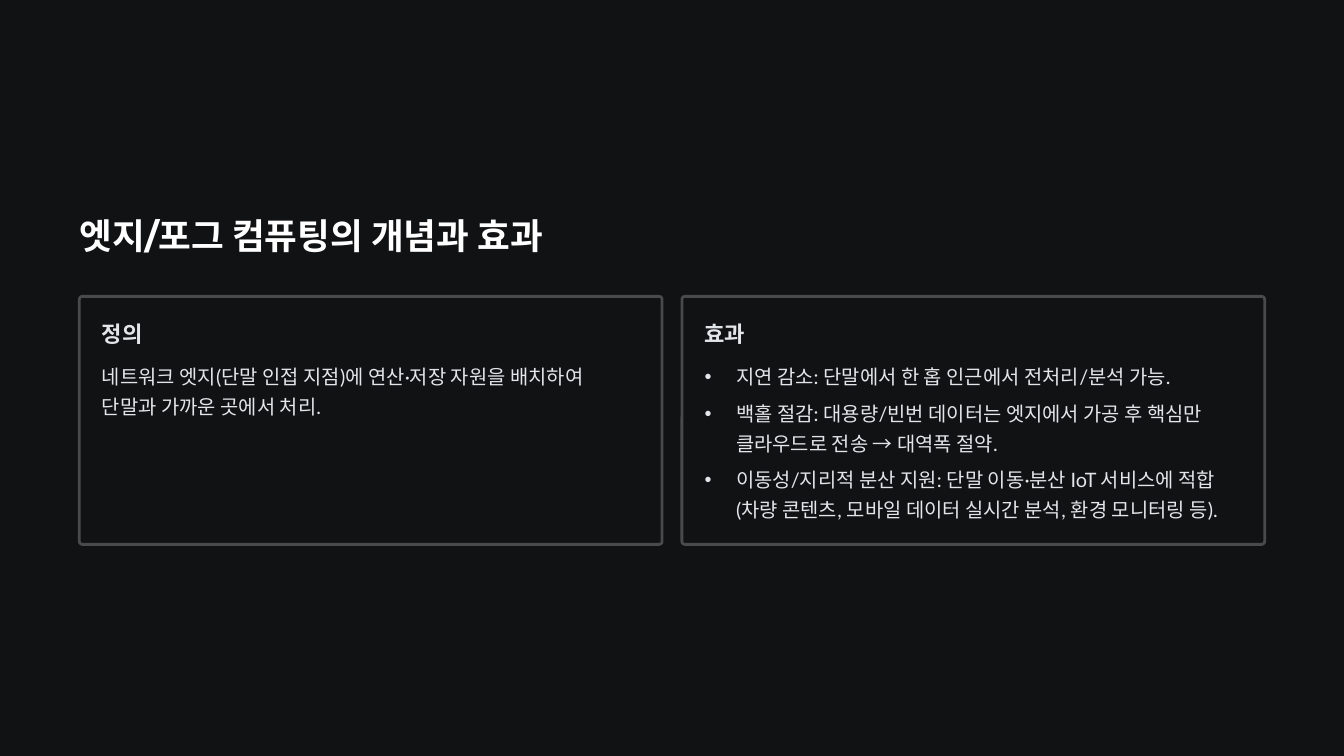
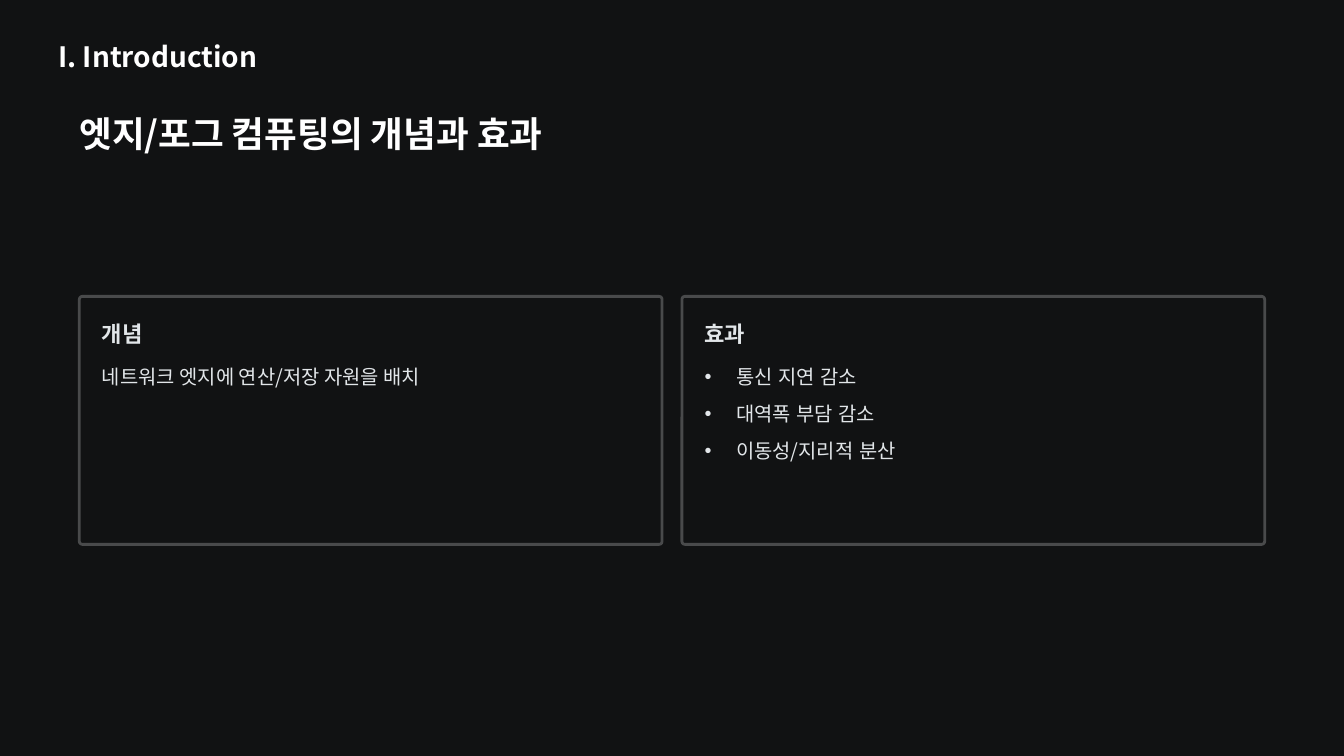
Before and after one commit to dhkeum9886/kmu-cloud-ai, a slide deck: slide 7 of 과제/Edge_Computing_for_the_Internet_of_Thing/Edge-Computing-for-the-Internet-of-Things-A-Case-Study.pptx (slide 5 before the commit). Drawn at 1344x756 pixels with LibreOffice and Linux fonts; fonts in the diff are those of the drawing. Boxes give left, top, right and bottom in pixels: in the first picture for what was removed or moved away, otherwise in the second. Text is boxed around its words. In the diff, an @@ line names an element or a change of style, - is before the commit and + after.

```diff
--- a/과제/Edge_Computing_for_the_Internet_of_Thing/Edge-Computing-for-the-Internet-of-Things-A-Case-Study.pptx
+++ b/과제/Edge_Computing_for_the_Internet_of_Thing/Edge-Computing-for-the-Internet-of-Things-A-Case-Study.pptx
@@ text added at (58,44,257,68), 24 pt, text #FFFFFF, bold @@
+I. Introduction
@@ text "엣지/포그 컴퓨팅의 개념과 효과": place and size @@
-text "엣지/포그 컴퓨팅의 개념과 효과" at (79,219,542,253)
+text "엣지/포그 컴퓨팅의 개념과 효과" at (79,117,542,154)
@@ text "엣지/포그 컴퓨팅의 개념과 효과" at (79,117,542,154): font Montserrat to Noto Sans CJK KR @@
@@ text at (102,323,143,344): text changed; font Montserrat to Noto Sans CJK KR @@
-정의
+개념
@@ text at (102,367,421,388): text changed; font Lato to Noto Sans CJK KR @@
-네트워크 엣지(단말 인접 지점)에 연산·저장 자원을 배치하여 단말과 가까운 곳에서 처리.
+네트워크 엣지에 연산/저장 자원을 배치
@@ text at (736,367,857,386): text changed; font Lato to Noto Sans CJK KR @@
-• 지연 감소: 단말에서 한 홉 인근에서 전처리/분석 가능.
+• 통신 지연 감소
@@ text at (736,404,876,423): text changed; font Lato to Noto Sans CJK KR @@
-• 백홀 절감: 대용량/빈번 데이터는 엣지에서 가공 후 핵심만 클라우드로 전송 → 대역폭 절약.
+• 대역폭 부담 감소
@@ text at (736,441,896,462): text changed; font Lato to Noto Sans CJK KR @@
-• 이동성/지리적 분산 지원: 단말 이동·분산 IoT 서비스에 적합(차량 콘텐츠, 모바일 데이터 실시간 분석, 환경 모니터링 등).
+• 이동성/지리적 분산
```
Also in this commit, not shown: 23 other slides changed, 10 slides added, 7 slides removed, 3 other files.
